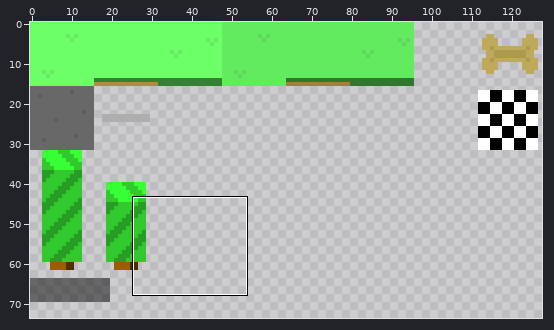
Two states of a sprite sheet, art/tiles.png. The picture above shows the old version from afar; the outline marks the close-up.
Close-up. Earlier state:
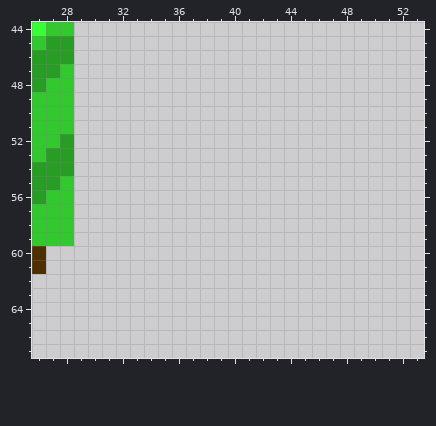
The file is 128x128 pixels. Pixels under 10% opacity are left out. Colours within 5 levels of each other are drawn and written as one. Shown: x 26..53, y 44..67. The wide view leaves out empty margins.
Now the later version:
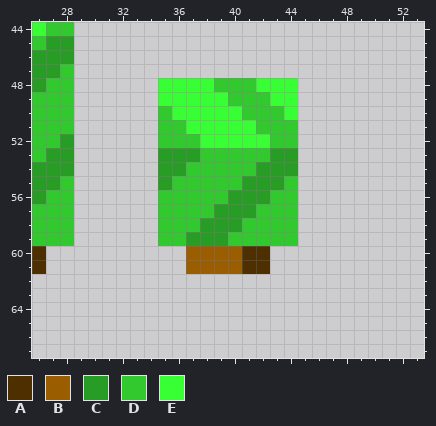
Palette (. is transparent): A #4d2f00  B #9a5e00  C #289d25  D #31c92d  E #38ff33
Difference:
y 48: x 35..44 .......... -> EEEEDDDEEE
y 49: x 35..44 .......... -> EEEEEDDDEE
y 50: x 35..44 .......... -> DEEEEEDDDE
y 51: x 35..44 .......... -> DDEEEEEDDD
y 52: x 35..44 .......... -> DDDEEEEEDD
y 53: x 35..44 .......... -> CCCDDDDDCC
y 54: x 35..44 .......... -> CCDDDDDCCC
y 55: x 35..44 .......... -> CDDDDDCCCD
y 56: x 35..44 .......... -> DDDDDCCCDD
y 57: x 35..44 .......... -> DDDDCCCDDD
y 58: x 35..44 .......... -> DDDCCCDDDD
y 59: x 35..44 .......... -> DDCCCDDDDD
y 60..61: x 37..42 ...... -> BBBBAA
Boxes around the changes in both close-ups, in picture pixels (x1, y1, x2, y2):
added: (158, 78, 298, 274)
